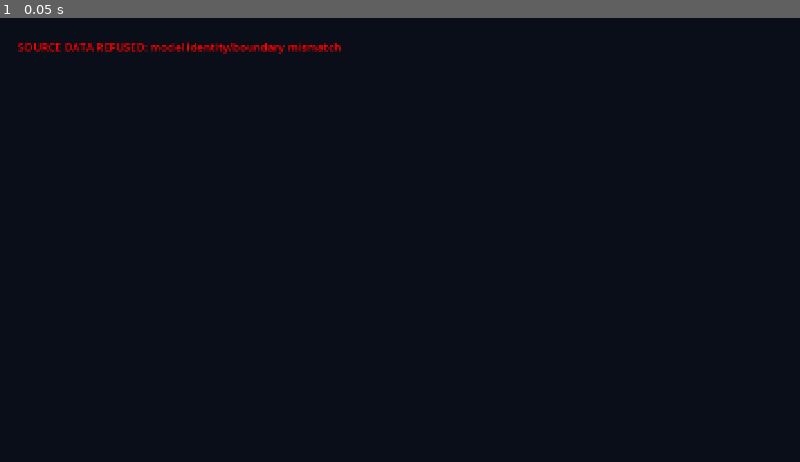
Above: before the commit, frame 1.
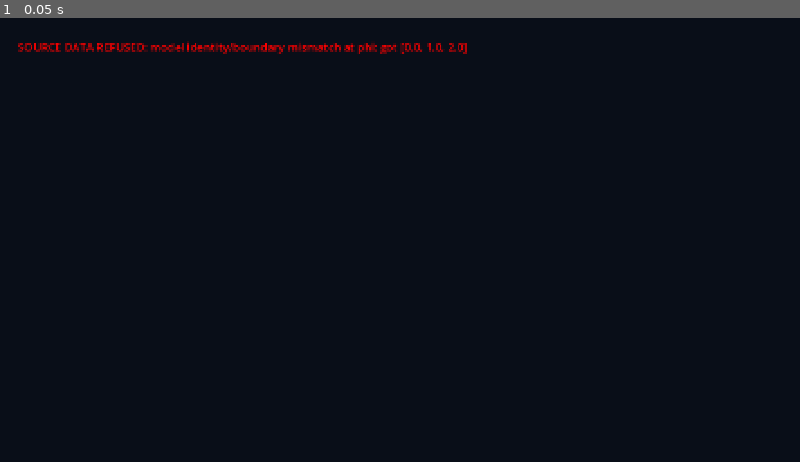
Above: after the commit, the same moment.

Repository: huntingthereferent/autobots-assemble
Game: Godot game, scene res://main.tscn
Same seed, same stepped clock (60 frames per second), same inputs: the game is played once before the commit and once after it.
Inputs:
- Up to frame 1 (0.05 s): no input

The runs differ from the first frame. In frame 1, 0.2% of the frame differs, in the area x 43-59%, y 5-9%.

Commit message:
Report exact native Godot source-boundary field rejected during real headless launch

Diff:
--- a/views/godot_ab/main.gd
+++ b/views/godot_ab/main.gd
@@ -82,14 +82,19 @@
     if not (parsed is Dictionary):
         return _fail("dataset is not a JSON object")
     _source = parsed
-    if (_source.get("schema") != SCHEMA
-            or _source.get("source") != "work.arc_like_maze.math.World"
-            or _source.get("phi") != [0, 1, 2]
-            or _source.get("depth") != 3
-            or _source.get("origin") != [0, 0, 0]
-            or _source.get("state_count") != 27
-            or _source.get("positions") != "editorial BFS-depth projection; no physical distance claim"):
-        return _fail("model identity/boundary mismatch")
+    var expected: Dictionary = {
+        "schema": SCHEMA,
+        "source": "work.arc_like_maze.math.World",
+        "phi": [0, 1, 2],
+        "depth": 3,
+        "origin": [0, 0, 0],
+        "state_count": 27,
+        "positions": "editorial BFS-depth projection; no physical distance claim",
+    }
+    for field in expected:
+        if _source.get(field) != expected[field]:
+            return _fail("model identity/boundary mismatch at " + str(field)
+                + ": got " + str(_source.get(field)))
     var nodes: Variant = _source.get("nodes")
     if not (nodes is Array) or nodes.size() != 27:
         return _fail("wrong finite node count")
